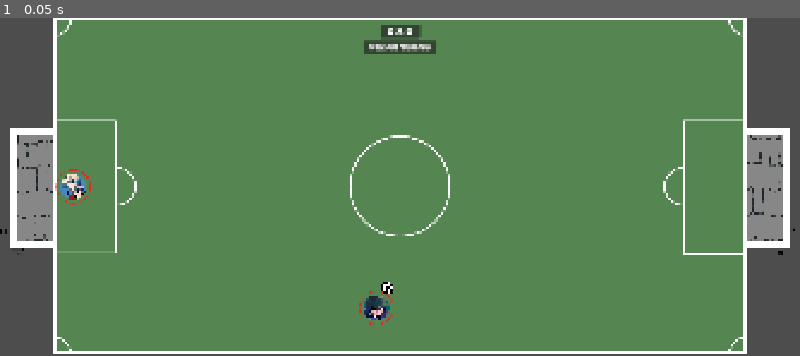
Above: before the commit, frame 1.
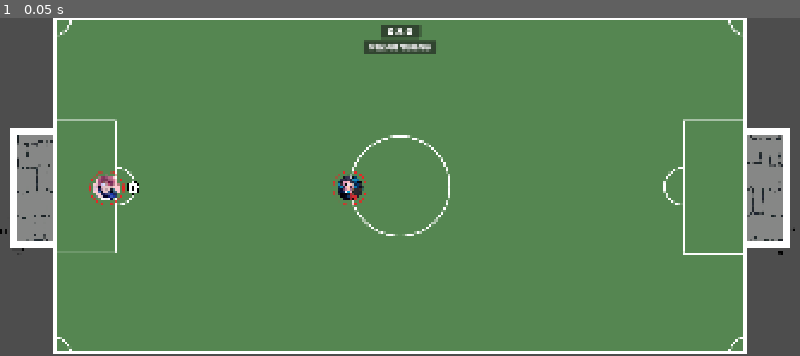
Above: after the commit, the same moment.

Repository: Icrowsz/BlueLock
Game: Godot game, scene res://cenas/Campo.tscn
Same seed, same stepped clock (60 frames per second), same inputs: the game is played once before the commit and once after it. This scene is started directly instead of the project's main scene.
Inputs:
- Up to frame 1 (0.05 s): no input

The runs differ from the first frame. In frame 1, 1.1% of the frame differs, in the area x 6-50%, y 44-91%.

Commit message:
aaaaaaaaaaaaa
quem é esse cara

Diff:
--- a/bluelockpaletas/cenas/Campo.tscn
+++ b/bluelockpaletas/cenas/Campo.tscn
@@ -11,8 +11,8 @@
 [ext_resource type="PackedScene" uid="uid://4ydlbe37pwns" path="res://cenas/UiMenuEscolha.tscn" id="7_v3s62"]
 [ext_resource type="Script" uid="uid://b3dhnhqui1wpv" path="res://codigos/UIMensagem.gd" id="8_5pgv7"]
 [ext_resource type="Script" uid="uid://dntj5x3p225d8" path="res://codigos/UITurno.gd" id="8_57jda"]
-[ext_resource type="PackedScene" uid="uid://3my21isfjrtk" path="res://personagens/Kaiser.tscn" id="12_lntrm"]
-[ext_resource type="PackedScene" uid="uid://bhdpyv2gwndxj" path="res://personagens/Kiyora.tscn" id="13_v0bld"]
+[ext_resource type="PackedScene" uid="uid://c6diob41p1sf" path="res://personagens/Isagi.tscn" id="12_v0bld"]
+[ext_resource type="PackedScene" uid="uid://b2n8etxku63qp" path="res://personagens/Kurona.tscn" id="13_ndd8t"]
 
 [sub_resource type="RectangleShape2D" id="RectangleShape2D_237nx"]
 size = Vector2(1920, 72)
@@ -253,7 +253,7 @@
 offset_bottom = 496.0
 
 [node name="Bola" parent="." unique_id=134841203 instance=ExtResource("2_6v1fn")]
-position = Vector2(930, 648)
+position = Vector2(320, 408)
 
 [node name="Placar" type="CanvasLayer" parent="." unique_id=1483574033]
 script = ExtResource("5_03kpf")
@@ -352,8 +352,9 @@
 horizontal_alignment = 1
 vertical_alignment = 1
 
-[node name="Kaiser" parent="." unique_id=755908930 instance=ExtResource("12_lntrm")]
-position = Vector2(175.99997, 405)
-
-[node name="Kiyora" parent="." unique_id=1645628477 instance=ExtResource("13_v0bld")]
-position = Vector2(904, 696)
+[node name="Isagi" parent="." unique_id=755908930 instance=ExtResource("12_v0bld")]
+position = Vector2(840, 407.99997)
+
+[node name="Kurona" parent="." unique_id=1837747774 instance=ExtResource("13_ndd8t")]
+position = Vector2(256, 408)
+forca_one_two = 160.0
--- a/bluelockpaletas/codigos/Aiku.gd
+++ b/bluelockpaletas/codigos/Aiku.gd
@@ -25,7 +25,7 @@
 @export var alcance_serpent_sway: float = 270.0  ## distância MÁXIMA até a bola pra poder ativar
 @export var duracao_movimento_serpent_sway: float = 0.5
 @export var distancia_parada_da_bola: float = 40.0  ## não termina EM CIMA da bola, para a uma distância curta dela
-@export var forca_passe_serpent_sway: float = 90.0
+@export var forca_passe_serpent_sway: float = 140.0
 @export var cooldown_serpent_sway: int = 6
 
 @export_group("Snake Hunt")
--- a/bluelockpaletas/codigos/Charles.gd
+++ b/bluelockpaletas/codigos/Charles.gd
@@ -32,7 +32,7 @@
 @export var linear_damp_charles: float = 1.2  ## padrão da classe base é 1.5 — quanto MENOR, mais ele desliza
 
 @export_group("Rabona Cross")
-@export var forca_rabona_cross: float = 130.0
+@export var forca_rabona_cross: float = 170.0
 @export var cooldown_rabona_cross: int = 7
 @export var intensidade_curva_rabona: float = 100.0
 @export var duracao_curva_rabona: float = 1.0
--- a/bluelockpaletas/codigos/Hiori.gd
+++ b/bluelockpaletas/codigos/Hiori.gd
@@ -36,7 +36,7 @@
 ## garantido (sem interceptação), então não pode alcançar o campo
 ## inteiro — se o jogador clicar mais longe que isso, o ponto é
 ## "puxado" de volta pra essa distância, na mesma direção do clique.
-@export var alcance_millimeter_precision: float = 390.0
+@export var alcance_millimeter_precision: float = 350.0
 ## Raio de segurança ao redor de QUALQUER gol (o próprio e o inimigo).
 ## Se o ponto calculado cair mais perto de um gol do que isso, ele é
 ## empurrado pra fora dessa zona — é isso que fecha a brecha do "gol
@@ -49,7 +49,7 @@
 ## (0.3 = 30% do alcance normal). Só vale enquanto o toque está rolando.
 @export_range(0.05, 0.9) var fracao_alcance_drible: float = 0.3
 ## Força do chute em direção ao aliado escolhido, ao final do Fine-Tuning.
-@export var forca_passe_classico: float = 110.0
+@export var forca_passe_classico: float = 150.0
 
 const NOME_MILLIMETER := "Millimeter Precision"
 const NOME_FINE_TUNING := "Fine-Tuning"
--- a/bluelockpaletas/codigos/Karasu.gd
+++ b/bluelockpaletas/codigos/Karasu.gd
@@ -31,7 +31,7 @@
 ##   turnos.
 
 @export_group("Raven Relay")
-@export var forca_raven_relay: float = 110.0  ## "passe longo" precisa de bastante força
+@export var forca_raven_relay: float = 160.0  ## "passe longo" precisa de bastante força
 @export var tempo_limite_chegada_raven_relay: float = 2.5  ## se não chegar no alvo dentro desse tempo, consideramos que foi interceptado
 @export var cooldown_raven_relay: int = 7
 
--- a/bluelockpaletas/codigos/Kunigami.gd
+++ b/bluelockpaletas/codigos/Kunigami.gd
@@ -22,7 +22,7 @@
 @export var cooldown_lefty_shot: int = 7
 
 @export_group("Joker Shove")
-@export var forca_joker_shove: float = 250.0
+@export var forca_joker_shove: float = 200.0
 @export var cooldown_joker_shove: int = 6
 
 const NOME_LEFTY_SHOT := "Lefty Shot"
--- a/bluelockpaletas/codigos/Kurona.gd
+++ b/bluelockpaletas/codigos/Kurona.gd
@@ -27,7 +27,7 @@
 ## desperdiça nada.
 
 @export_group("One Two")
-@export var forca_one_two: float = 95.0
+@export var forca_one_two: float = 160.0
 @export var cooldown_one_two: int = 6
 @export var acoes_extra_ao_receber_de_volta: int = 1
 
--- a/bluelockpaletas/codigos/Niko.gd
+++ b/bluelockpaletas/codigos/Niko.gd
@@ -23,7 +23,7 @@
 @export var distancia_parada_da_bola: float = 30.0
 @export var alcance_alvo_bloqueio: float = 250.0  ## distância máxima pra oferecer o bloqueio de movimento num inimigo
 @export var duracao_bloqueio_alvo: int = 2
-@export var forca_passe_transition: float = 120.0
+@export var forca_passe_transition: float = 150.0
 @export var cooldown_transition_pass: int = 6
 
 @export_group("Metavisão (concedida)")
--- a/bluelockpaletas/personagens/Aiku.tscn
+++ b/bluelockpaletas/personagens/Aiku.tscn
@@ -9,7 +9,7 @@
 alcance_serpent_sway = 270.0
 duracao_movimento_serpent_sway = 0.5
 distancia_parada_da_bola = 40.0
-forca_passe_serpent_sway = 90.0
+forca_passe_serpent_sway = 140.0
 cooldown_serpent_sway = 6
 distancia_parada_do_alvo = 50.0
 duracao_movimento_snake_hunt = 0.5
--- a/bluelockpaletas/personagens/Charles.tscn
+++ b/bluelockpaletas/personagens/Charles.tscn
@@ -7,7 +7,7 @@
 [node name="Charles" unique_id=755908930 instance=ExtResource("1_ovqh8")]
 script = ExtResource("2_0fqjx")
 linear_damp_charles = 1.2
-forca_rabona_cross = 130.0
+forca_rabona_cross = 170.0
 cooldown_rabona_cross = 7
 intensidade_curva_rabona = 100.0
 duracao_curva_rabona = 1.0
--- a/bluelockpaletas/personagens/Hiori.tscn
+++ b/bluelockpaletas/personagens/Hiori.tscn
@@ -7,11 +7,11 @@
 [node name="Hiori" unique_id=755908930 instance=ExtResource("1_sitau")]
 script = ExtResource("2_finct")
 cooldown_millimeter_precision = 7
-alcance_millimeter_precision = 390.0
+alcance_millimeter_precision = 350.0
 raio_exclusao_gol = 150.0
 cooldown_fine_tuning = 6
 fracao_alcance_drible = 0.3
-forca_passe_classico = 110.0
+forca_passe_classico = 150.0
 cor_mira_padrao = Color(0.68235296, 0.90588236, 0.9490196, 0.78431374)
 
 [node name="Sprite2D" parent="." index="0" unique_id=2039803516]
--- a/bluelockpaletas/personagens/Karasu.tscn
+++ b/bluelockpaletas/personagens/Karasu.tscn
@@ -6,7 +6,7 @@
 
 [node name="Karasu" unique_id=755908930 instance=ExtResource("1_il75b")]
 script = ExtResource("2_gt5w0")
-forca_raven_relay = 110.0
+forca_raven_relay = 160.0
 tempo_limite_chegada_raven_relay = 2.5
 cooldown_raven_relay = 7
 forca_new_goal_method = 240.0
--- a/bluelockpaletas/personagens/Kunigami.tscn
+++ b/bluelockpaletas/personagens/Kunigami.tscn
@@ -10,7 +10,7 @@
 bonus_forca_com_inimigo_perto = 30.0
 forca_empurrao_lefty_shot = 250.0
 cooldown_lefty_shot = 7
-forca_joker_shove = 250.0
+forca_joker_shove = 200.0
 cooldown_joker_shove = 5
 cor_mira_padrao = Color(0.8666667, 0.42352942, 0.10980392, 0.78431374)
 
--- a/bluelockpaletas/personagens/Niko.tscn
+++ b/bluelockpaletas/personagens/Niko.tscn
@@ -10,7 +10,7 @@
 distancia_parada_da_bola = 30.0
 alcance_alvo_bloqueio = 250.0
 duracao_bloqueio_alvo = 2
-forca_passe_transition = 120.0
+forca_passe_transition = 150.0
 cooldown_transition_pass = 6
 duracao_metavisao_aliados = 4
 cooldown_metavisao = 6
